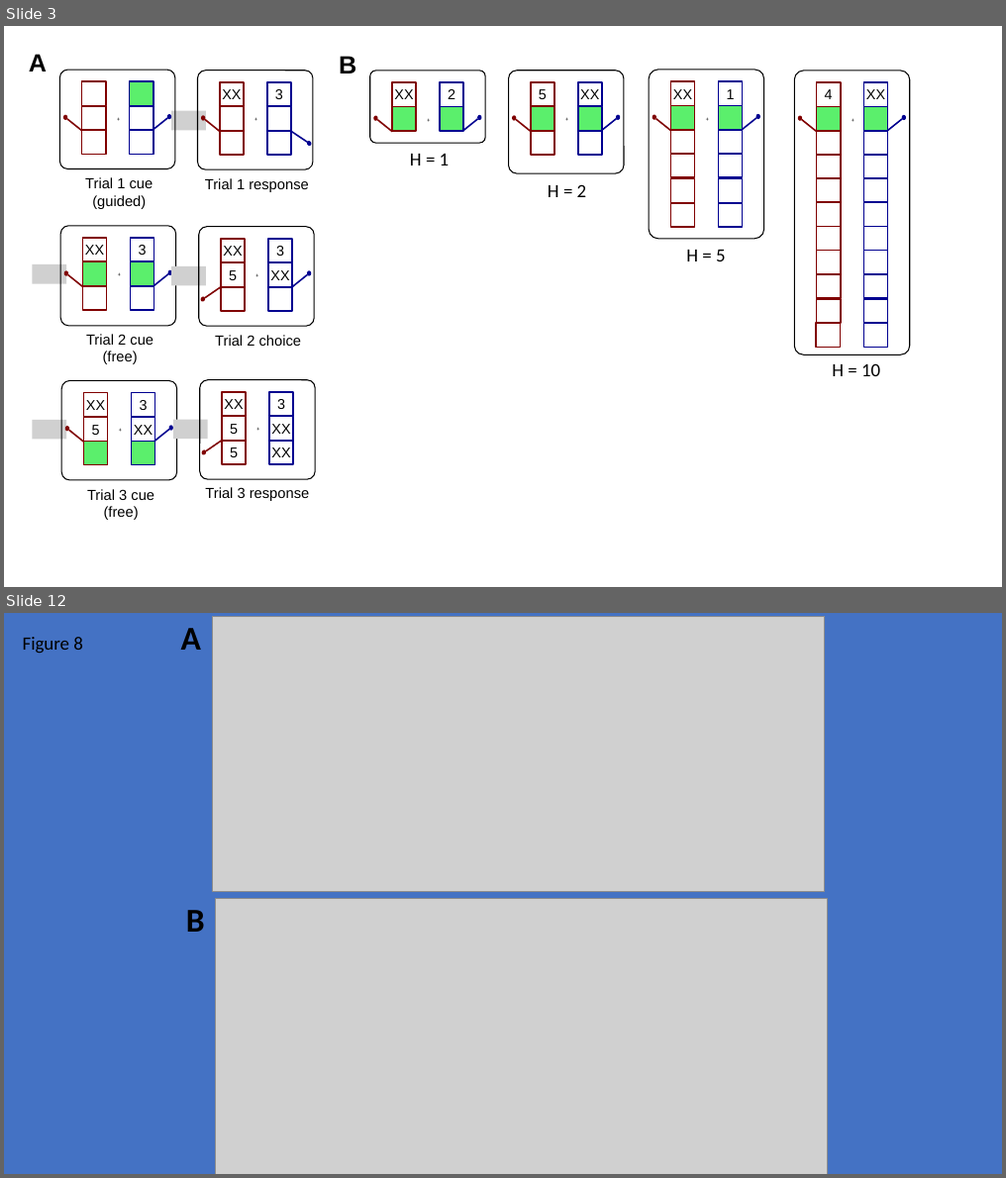
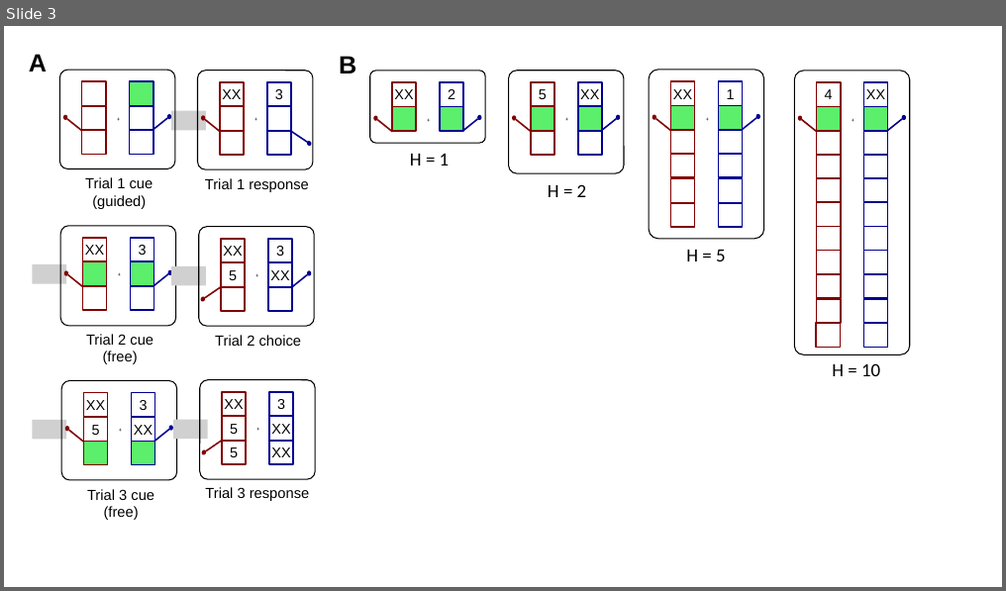
Before and after one commit to wangxsiyu/Fellous_Siyu_RatEE, a slide deck: Manuscript/figures_new_SW3-JM1-RW0.pptx. Shown one above the other, each under a label of ours: slides 3 and 12 before the commit, slide 3 after it; the slides between them are not shown. The pictures are 1006x1178 and 1006x591 pixels, drawn with LibreOffice and Linux fonts; fonts in the diff are those of the drawing; grey boxes stand for pictures. Boxes give left, top, right and bottom in pixels: in the first picture for what was removed or moved away, otherwise in the second. Text is boxed around its words. In the diff, an @@ line names an element or a change of style, - is before the commit and + after.

Commit message:
figure all

```diff
--- a/Manuscript/figures_new_SW3-JM1-RW0.pptx
+++ b/Manuscript/figures_new_SW3-JM1-RW0.pptx
@@ slide 12 removed at [4,613,1002,1174], background #4472C4 @@
@@ text removed at [23,637,83,653] @@
-Figure 8
@@ text removed at [181,628,201,650] @@
-A
@@ picture removed at [213,616,825,891] @@
@@ picture removed at [215,899,827,1174] @@
@@ text removed at [186,910,205,932] @@
-B
```
Also in this commit, not shown: 2 slides changed, 9 slides added, 8 other slides removed, 40 other files.
